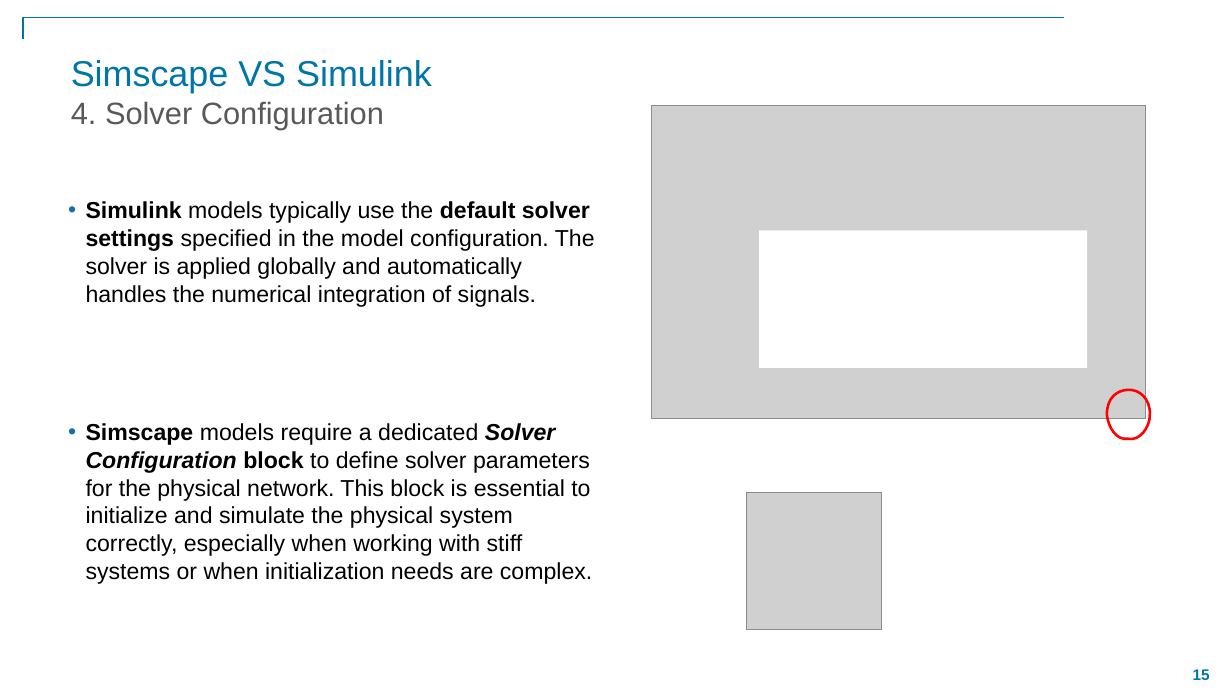
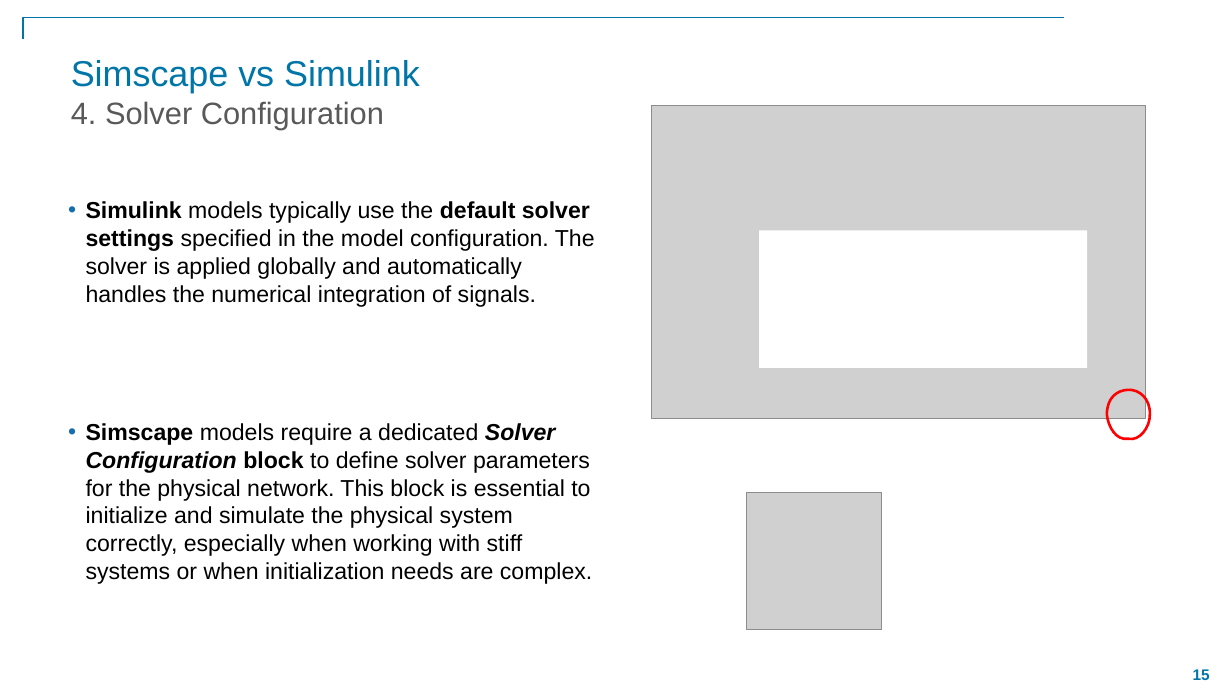
Before and after one commit to simoomonte/Simscape-Onramp, a slide deck: slide 15 of Simscape_Onramp_presentation.pptx. Drawn at 1232x693 pixels with LibreOffice and Linux fonts; fonts in the diff are those of the drawing; grey boxes stand for pictures; background and template pictures are left out. Boxes give left, top, right and bottom in pixels: in the first picture for what was removed or moved away, otherwise in the second. Text is boxed around its words. In the diff, an @@ line names an element or a change of style, - is before the commit and + after.

```diff
--- a/Simscape_Onramp_presentation.pptx
+++ b/Simscape_Onramp_presentation.pptx
@@ title at box(71, 60, 420, 130): text changed @@
-Simscape VS Simulink
-4. Solver Configuration
+Simscape vs Simulink
+4. Solver Configuration
```
Also in this commit, not shown: 5 other slides changed, 8 other files.
